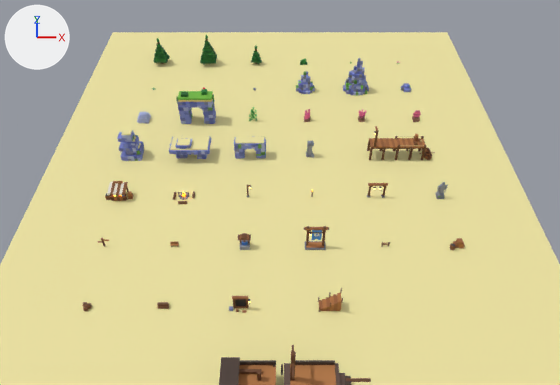
An edit to the Blender file roblox-island/blender/voxel_assets.blend, drawn before and after from the same camera.
Both versions are drawn from the file's camera 'Camera'. Lighting does not change. The marker at upper left points along +X, +Y and +Z. The picture after the commit comes second.

Script lines for the objects in view, before the commit:
```python
ob_arch = bpy.data.objects.new('Arch', me_arch)
ob_arch.location = (-66.0, -88.0, 0.0)
ob_campfire = bpy.data.objects.new('Campfire', me_campfire)
ob_campfire.location = (-66.0, -176.0, 0.0)
ob_dock = bpy.data.objects.new('Dock', me_dock)
ob_dock.location = (66.0, -132.0, 12.0)
ob_dock.rotation_euler = (0.0, 0.0, 1.571)  # degrees (0, 0, 90)
ob_marketstall = bpy.data.objects.new('MarketStall', me_marketstall)
ob_marketstall.location = (-110.0, -176.0, 0.0)
ob_reefarch = bpy.data.objects.new('ReefArch', me_reefarch)
ob_reefarch.location = (-22.0, -132.0, 0.0)
ob_reefshelf = bpy.data.objects.new('ReefShelf', me_reefshelf)
ob_reefshelf.location = (-66.0, -132.0, 0.0)
ob_rowboat = bpy.data.objects.new('Rowboat', me_rowboat)
ob_rowboat.location = (110.0, -132.0, 1.2)
ob_ruinpillar = bpy.data.objects.new('RuinPillar', me_ruinpillar)
ob_ruinpillar.location = (22.0, -132.0, 0.0)
ob_woodframe = bpy.data.objects.new('WoodFrame', me_woodframe)
ob_woodframe.location = (66.0, -176.0, 0.0)
# also in view: 'Shipwreck' at (7.0, -312.0, 18.0); 'RockOutcropBig' at (66.0, -44.0, 15.0); 'ReefPinnacle' at (-110.0, -132.0, 11.0); 'Floor' at (0.0, -166.0, -1.0)
```
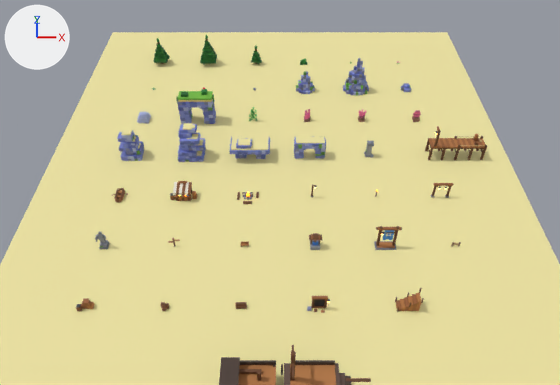
Location of each change, [x1, y1, x2, y2] in pixels of the pictures (560 x 385 px):
'Dock', moved
    before: [367, 126, 426, 160]
    after: [425, 126, 487, 160]
'ReefShelf', moved
    before: [169, 136, 211, 159]
    after: [229, 136, 270, 159]
'ReefArch', moved
    before: [234, 136, 266, 159]
    after: [294, 136, 326, 159]
'ReefPinnacleTall', added (blue)
    after: [178, 123, 206, 162]
'FlagFrame', moved
    before: [304, 226, 329, 250]
    after: [374, 226, 402, 250]
'MarketStall', moved
    before: [105, 181, 133, 201]
    after: [170, 181, 197, 201]
'WoodenStairs', moved
    before: [318, 288, 343, 312]
    after: [395, 288, 424, 312]
'CaveEntrance', moved
    before: [229, 296, 250, 313]
    after: [307, 296, 330, 313]
'Well', moved
    before: [238, 233, 251, 250]
    after: [309, 233, 322, 250]
'Statue', moved
    before: [435, 182, 448, 199]
    after: [95, 232, 110, 249]
'WoodFrame', moved
    before: [367, 183, 388, 198]
    after: [431, 183, 454, 198]
'CrateStack', moved
    before: [450, 238, 465, 250]
    after: [76, 298, 95, 311]
'Campfire', moved
    before: [173, 192, 195, 204]
    after: [237, 192, 259, 204]
'RuinPillar', moved
    before: [306, 141, 314, 158]
    after: [364, 141, 374, 158]
'Rowboat', moved
    before: [420, 148, 435, 160]
    after: [111, 188, 128, 203]
'LogPile', moved
    before: [157, 302, 169, 309]
    after: [235, 302, 247, 309]
'Barrels', moved
    before: [82, 302, 92, 311]
    after: [161, 302, 169, 311]

Edits to the bpy script that builds the scene:
```text
Add me_reefpinnacletall:
    me_reefpinnacletall.from_pydata(...)  # 1632 vertices, 1224 faces; spans x -9.7..10.5, y -7.7..7.7, z 0.0..26.3
    me_reefpinnacletall.materials.append(mat_voxelpalette)  # picture img_voxel_palette
Change ob_reefshelf:
    ob_reefshelf.location: (-66.0, -132.0, 0.0) -> (-22.0, -132.0, 0.0)
Change ob_reefarch:
    ob_reefarch.location: (-22.0, -132.0, 0.0) -> (22.0, -132.0, 0.0)
Change ob_ruinpillar:
    ob_ruinpillar.location: (22.0, -132.0, 0.0) -> (66.0, -132.0, 0.0)
Change ob_dock:
    ob_dock.location: (66.0, -132.0, 12.0) -> (110.0, -132.0, 12.0)
Change ob_rowboat:
    ob_rowboat.location: (110.0, -132.0, 1.2) -> (-110.0, -176.0, 1.2)
Change ob_marketstall:
    ob_marketstall.location: (-110.0, -176.0, 0.0) -> (-66.0, -176.0, 0.0)
Change ob_campfire:
    ob_campfire.location: (-66.0, -176.0, 0.0) -> (-22.0, -176.0, 0.0)
Change ob_woodframe:
    ob_woodframe.location: (66.0, -176.0, 0.0) -> (110.0, -176.0, 0.0)
Change ob_statue:
    ob_statue.location: (110.0, -176.0, 0.0) -> (-110.0, -220.0, 0.0)
Change ob_well:
    ob_well.location: (-22.0, -220.0, 0.0) -> (22.0, -220.0, 0.0)
Change ob_flagframe:
    ob_flagframe.location: (22.0, -220.0, 0.0) -> (66.0, -220.0, 0.0)
Change ob_cratestack:
    ob_cratestack.location: (110.0, -220.0, 0.0) -> (-110.0, -264.0, 0.0)
Change ob_barrels:
    ob_barrels.location: (-110.0, -264.0, 0.0) -> (-66.0, -264.0, 0.0)
Change ob_logpile:
    ob_logpile.location: (-66.0, -264.0, 0.0) -> (-22.0, -264.0, 0.0)
Change ob_caveentrance:
    ob_caveentrance.location: (-22.0, -264.0, 0.0) -> (22.0, -264.0, 0.0)
Change ob_woodenstairs:
    ob_woodenstairs.location: (22.0, -264.0, 0.0) -> (66.0, -264.0, 0.0)
Add ob_reefpinnacletall:
    ob_reefpinnacletall = bpy.data.objects.new('ReefPinnacleTall', me_reefpinnacletall)
    ob_reefpinnacletall.location = (-66.0, -132.0, 0.0)
```
